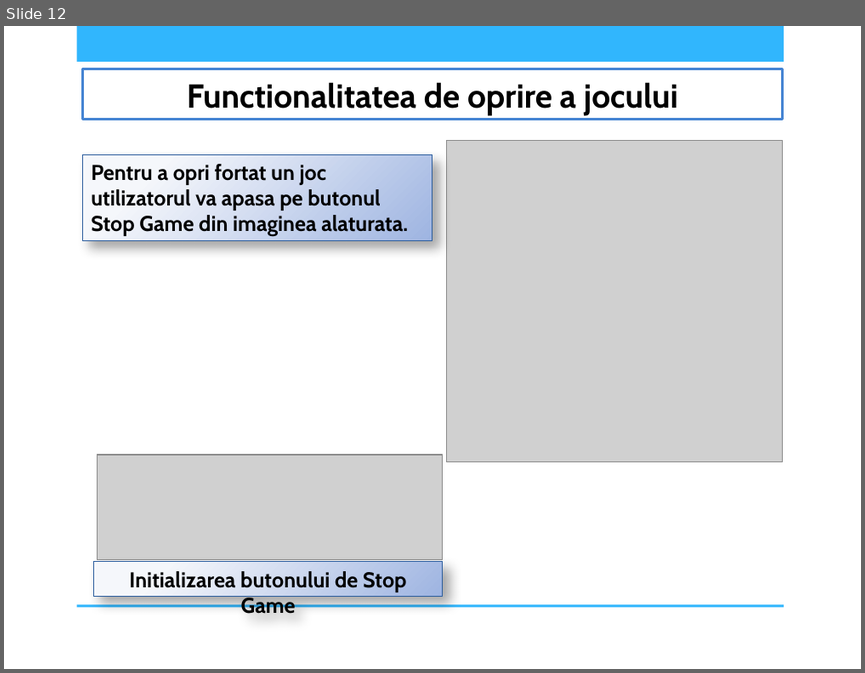
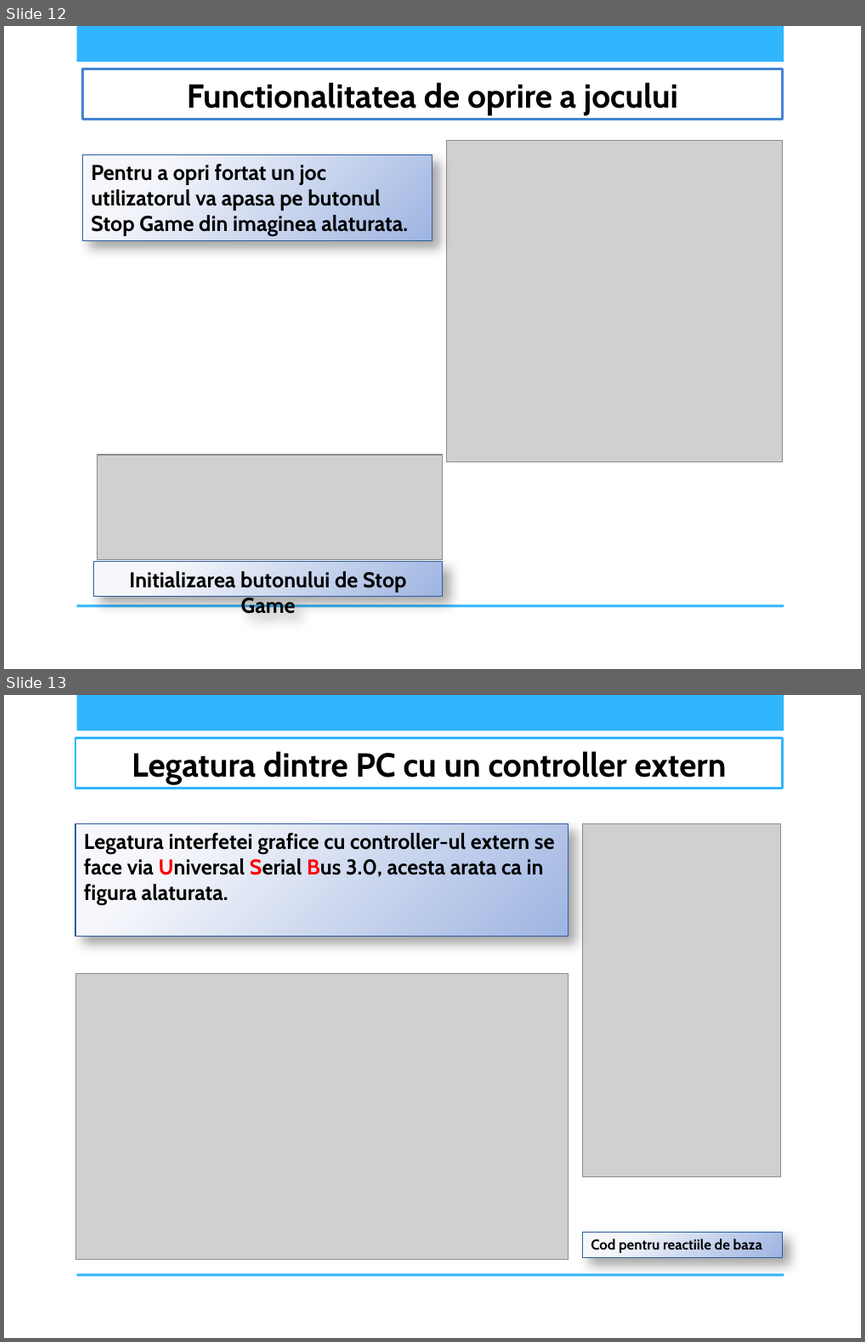
Before and after one commit to AndreeaDraghici/Bubble-Shooter-Game, a slide deck: docs/IOC_PrezentareBubbleShooter_DraghiciCiontu_CR4S1A.pptx. Shown one above the other, each under a label of ours: slide 12 before the commit, slides 12 and 13 after it. The pictures are 865x673 and 865x1342 pixels, drawn with LibreOffice and Linux fonts; fonts in the diff are those of the drawing; grey boxes stand for pictures; background and template pictures are left out. Boxes give left, top, right and bottom in pixels: in the first picture for what was removed or moved away, otherwise in the second. Text is boxed around its words. In the diff, an @@ line names an element or a change of style, - is before the commit and + after.

Commit message:
chore: updated ppt doc for delivery 2

```diff
--- a/docs/IOC_PrezentareBubbleShooter_DraghiciCiontu_CR4S1A.pptx
+++ b/docs/IOC_PrezentareBubbleShooter_DraghiciCiontu_CR4S1A.pptx
@@ slide 13 added at [4, 695, 861, 1338], background picture (left out); not listed: 2 template elements that a slide beside it also shows @@
@@ title added at [75, 737, 782, 788], fill #FFFFFF, outline #31B6FD 2 pt, 28 pt, text #000000, bold @@
+Legatura dintre PC cu un controller extern
@@ rectangle added at [75, 823, 568, 936], fill gradient #F5F7FB to #9EB5E1, outline #2D5F9F 0.75 pt, 18 pt, text #000000, bold @@
+Legatura interfetei grafice cu controller-ul extern se face via Universal Serial Bus 3.0, acesta arata ca in figura alaturata.
@@ picture added at [582, 823, 781, 1176] @@
@@ picture added at [76, 974, 568, 1259] @@
@@ rectangle added at [582, 1231, 782, 1257], fill gradient #F5F7FB to #9EB5E1, outline #2D5F9F 0.75 pt, 12 pt, text #000000, bold @@
+Cod pentru reactiile de baza
```
Also in this commit, not shown: 1 other file.
